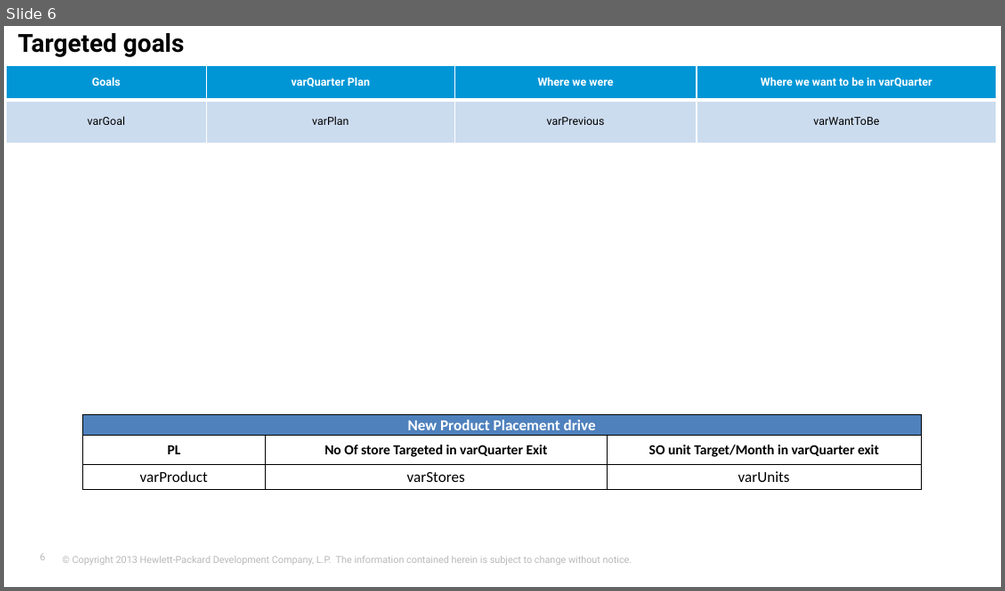
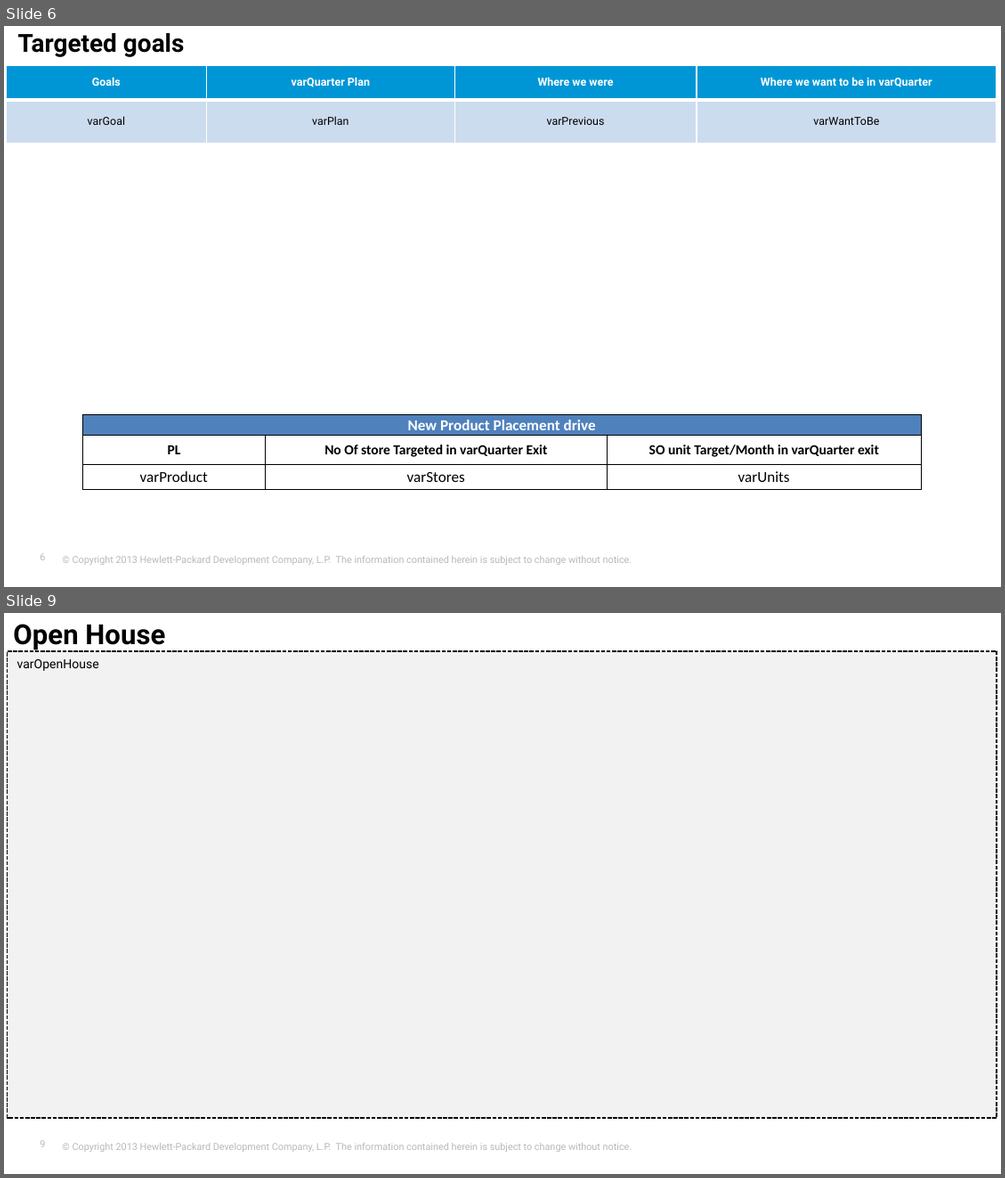
Before and after one commit to deveshs22/HPPortal, a slide deck: HPPortal.Web/PptBuilder/Templates/JBPlanTemplate.pptx. Shown one above the other, each under a label of ours: slide 6 before the commit, slides 6 and 9 after it; the slides between them are not shown. The pictures are 1005x591 and 1005x1178 pixels, drawn with LibreOffice and Linux fonts; fonts in the diff are those of the drawing; background and template pictures are left out. Boxes give left, top, right and bottom in pixels: in the first picture for what was removed or moved away, otherwise in the second. Text is boxed around its words. In the diff, an @@ line names an element or a change of style, - is before the commit and + after.

Commit message:
Added Slides

```diff
--- a/HPPortal.Web/PptBuilder/Templates/JBPlanTemplate.pptx
+++ b/HPPortal.Web/PptBuilder/Templates/JBPlanTemplate.pptx
@@ slide 9 added at bbox=[4, 613, 1001, 1174], background #FFFFFF; not listed: 2 template elements that a slide beside it also shows @@
@@ text added at bbox=[13, 624, 165, 650], 20 pt, text #000000, bold @@
+Open House
@@ rectangle added at bbox=[7, 651, 995, 1118], fill #F2F2F2, outline #000000 1 pt dashed, 9 pt, text #000000 @@
+varOpenHouse
```
Also in this commit, not shown: 1 slide changed, 1 other slide added, 5 other files.
